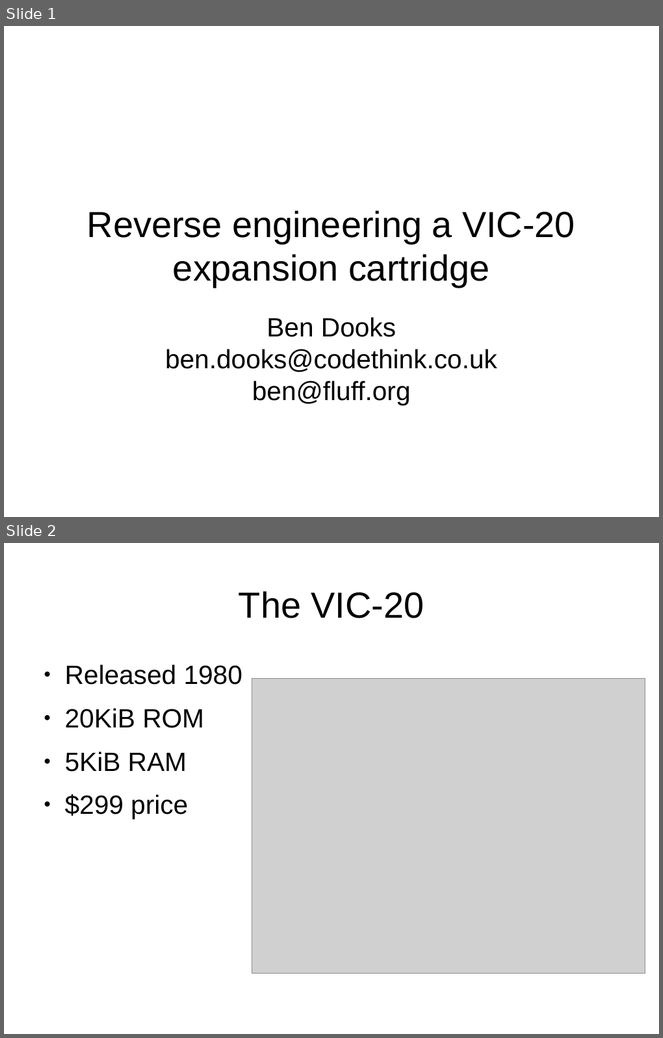
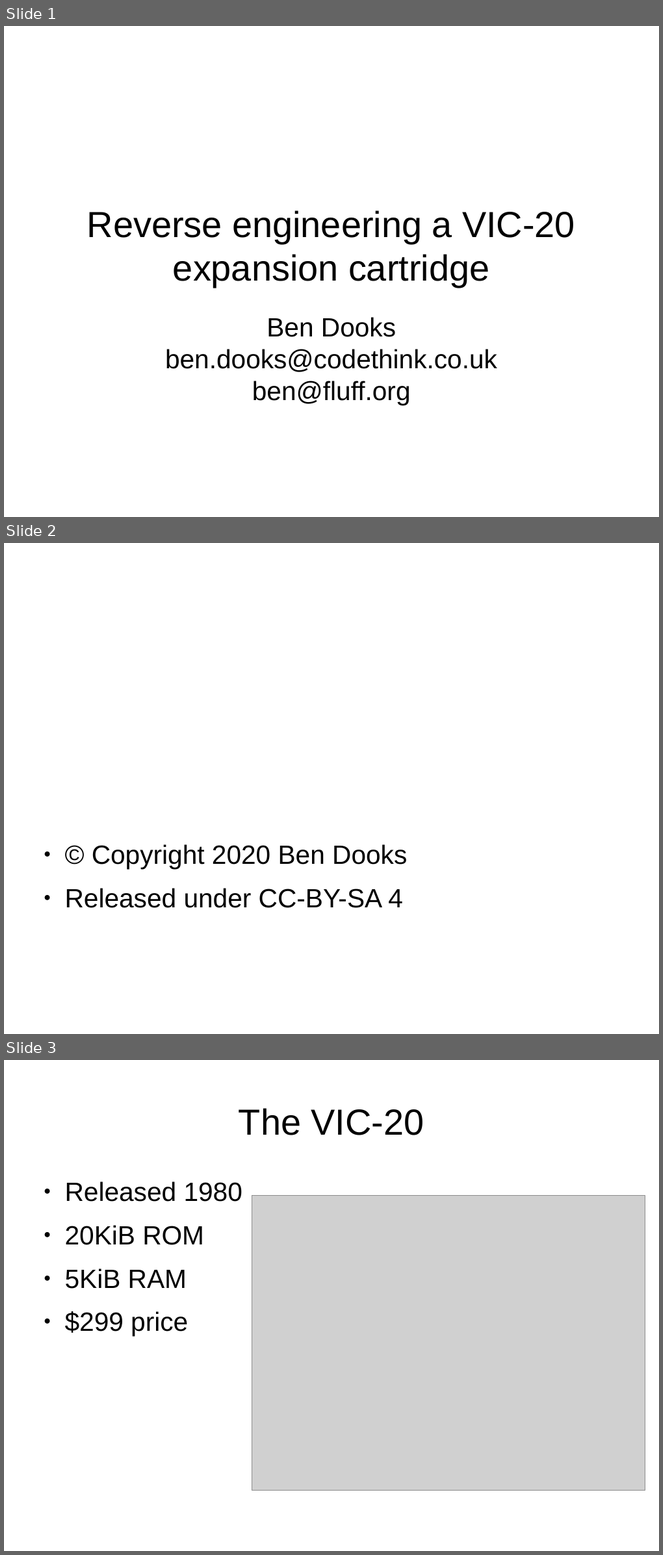
Before and after one commit to bendooks/vixen, a slide deck: talk/bjdooks-vixen-ram.odp. Shown one above the other, each under a label of ours: slides 1 and 2 before the commit, slides 1, 2 and 3 after it. The pictures are 663x1038 and 663x1555 pixels, drawn with LibreOffice and Linux fonts; fonts in the diff are those of the drawing; grey boxes stand for pictures; background and template pictures are left out. Boxes give left, top, right and bottom in pixels: in the first picture for what was removed or moved away, otherwise in the second. Text is boxed around its words. In the diff, an @@ line names an element or a change of style, - is before the commit and + after.

```diff
--- a/talk/bjdooks-vixen-ram.odp
+++ b/talk/bjdooks-vixen-ram.odp
@@ slide 2 added at bbox=[4, 543, 659, 1034], background #FFFFFF @@
@@ text added at bbox=[65, 845, 407, 908], 32 pt, text #000000 @@
+● © Copyright 2020 Ben Dooks
+● Released under CC-BY-SA 4
@@ what was slide 2 is now slide 3 @@
```
